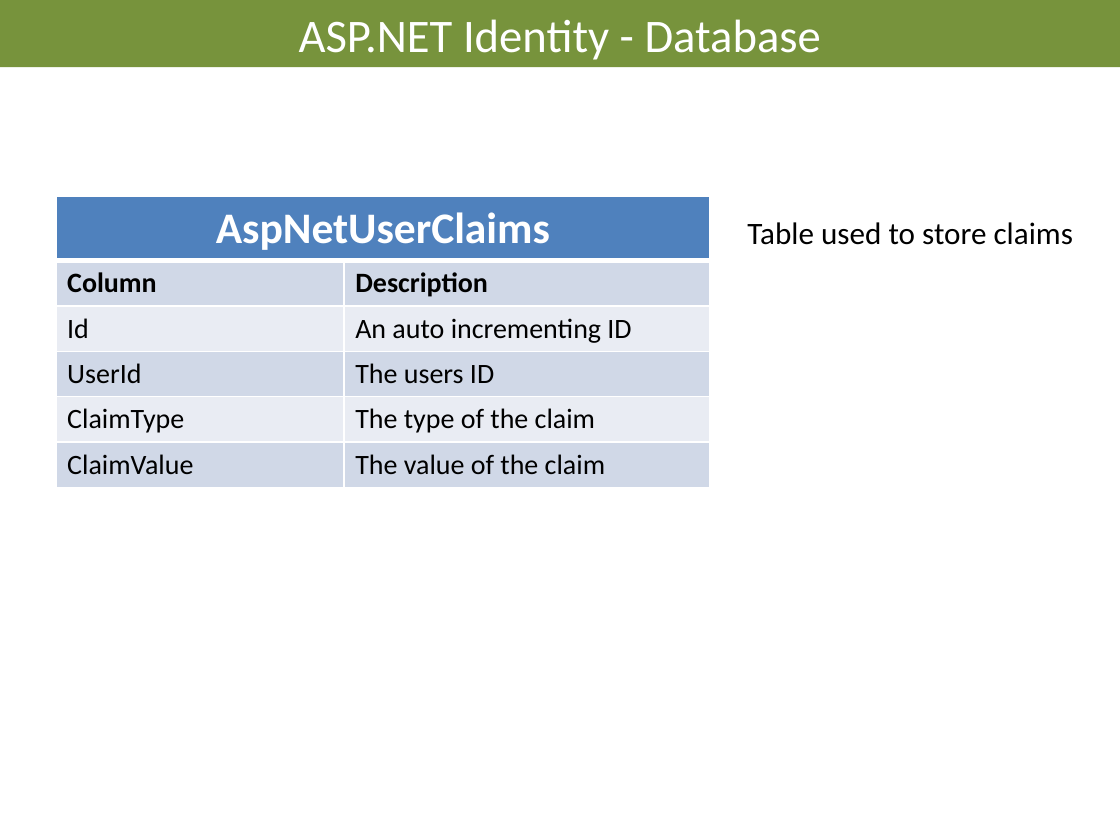
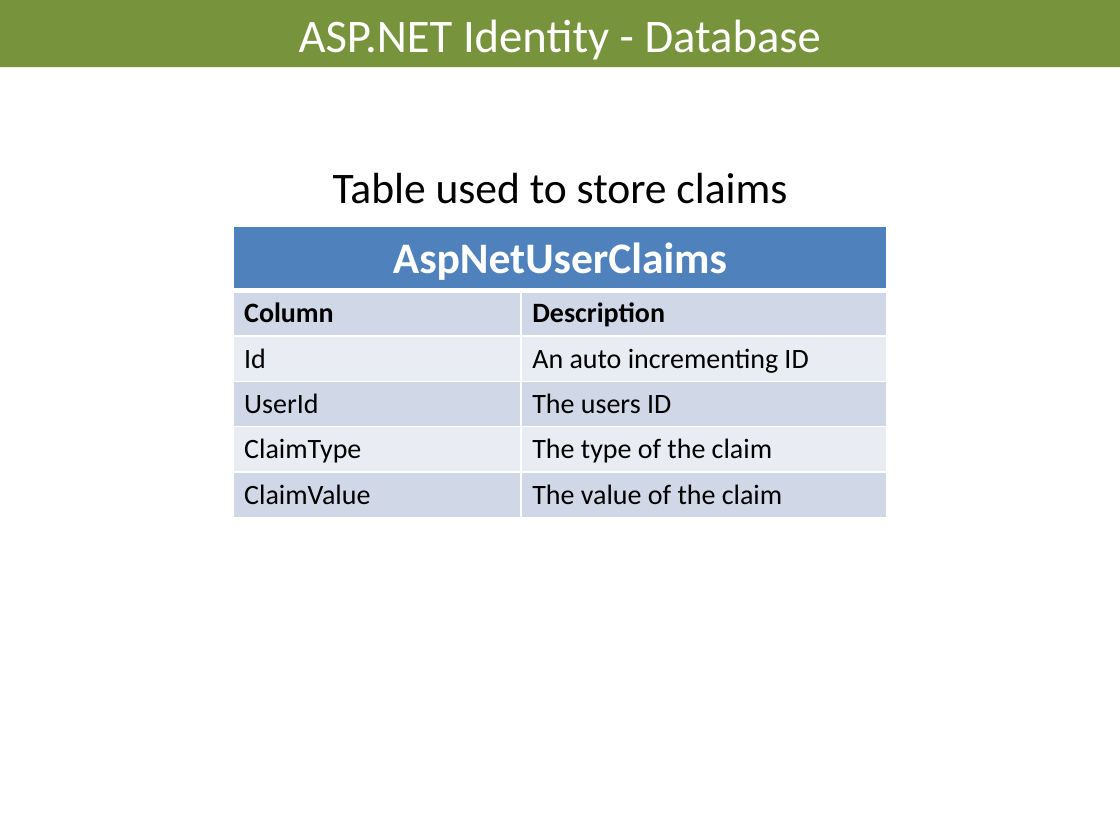
Before and after one commit to AndreasElffors/ProjectIdentity, a slide deck: slide 10 of Documents/Slides/Identity-Database.pptx. Drawn at 1120x840 pixels with LibreOffice and Linux fonts; fonts in the diff are those of the drawing; background and template pictures are left out. Boxes give left, top, right and bottom in pixels: in the first picture for what was removed or moved away, otherwise in the second. Text is boxed around its words. In the diff, an @@ line names an element or a change of style, - is before the commit and + after.

```diff
--- a/Documents/Slides/Identity-Database.pptx
+++ b/Documents/Slides/Identity-Database.pptx
@@ text "Table used to store claims": place and size @@
-text "Table used to store claims" at bbox=[747, 222, 1073, 245]
+text "Table used to store claims" at bbox=[333, 172, 787, 204]
@@ text "Table used to store claims" at bbox=[333, 172, 787, 204]: size 20 to 28 pt; alignment left to centre @@
@@ table: place and size @@
-table at bbox=[56, 196, 710, 486]
+table at bbox=[233, 226, 887, 516]
```
Also in this commit, not shown: 3 other slides changed, 2 other files.
